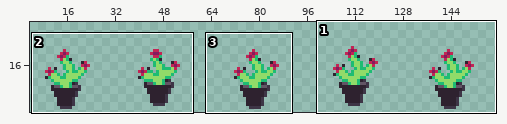
A sprite sheet gets an edit: Entity/Cactus/idel_cactus_animation.png. Above: a wide view before the commit, with the close-up outlined.
Close-up. As it was:
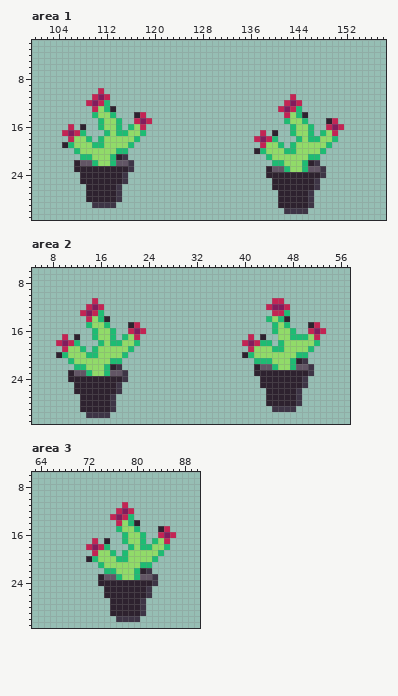
The file is 160x32 pixels. Shown: area 1: x 100..158, y 2..31; area 2: x 5..57, y 6..31; area 3: x 63..90, y 6..31. The old version is drawn lined up with the new one. The wide view leaves out empty margins.
New version:
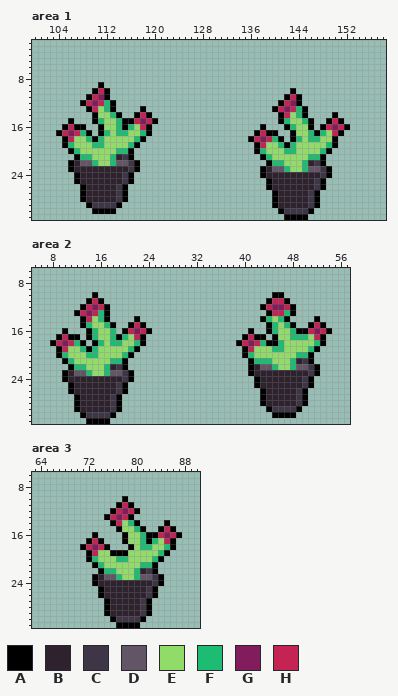
Palette (. is transparent): A #000000  B #2e222f  C #3e3546  D #625565  E #91db69  F #1ebc73  G #831c5d  H #c32454
Changes in this commit:
whole drawing moved by +0,-1 (the old picture is shown already moved)
--- area 1
@@ x 100..158 @@
  8 ...........................................................
- 9 ...........................................................
-10 ...........H...............................................
-11 ..........HGH..............................H...............
-12 .........HGHF.............................HGH..............
-13 ..........HEFB...........................HGHF..............
-14 ..........FEEF...BH.......................HEFB.............
-15 ...........FEEF..HGH......................FEEF...BH........
-16 ......H.B..FEEF.FEH........................FEEF..HGH.......
-17 .....HGHF...FEFFEEF...................H.B..FEEF.FEH........
-18 ......HEEF.FEEEEEF...................HGHF...FEFFEEF........
-19 .....BFEEEFFEEEEF.....................HEEF.FEEEEEF.........
-20 .......FEEEEEEFF.....................BFEEEFFEEEEF..........
-21 ........FFEEEFBC.......................FEEEEEEFF...........
-22 .......BDDFEEFDDC.......................FFEEEFBC...........
-23 .......BBBBBBBBBC......................BDDFEEFDDC..........
-24 ........BBBBBBBC.......................BBBBBBBBBC..........
-25 ........BBBBBBBC........................BBBBBBBC...........
-26 .........BBBBBC.........................BBBBBBBC...........
-27 .........BBBBBC..........................BBBBBC............
-28 .........BBBBBC..........................BBBBBC............
-29 ..........CCCC...........................BBBBBC............
-30 ..........................................CCCC.............
-31 ...........................................................
+ 9 ...........A...............................................
+10 ..........AHA..............................A...............
+11 .........AHGA.............................AHA..............
+12 ........AHGHFA...........................AHGA..............
+13 .........AHEFA....A.....................AHGHFA.............
+14 ..........AEEFA..AHA.....................AHEFA....A........
+15 ......A...AFEEFAAHGHA....................AFEEFA..AHA.......
+16 .....AHAA..AEEFAFEHA..................A...AFEEA.AHGHA......
+17 ....AHGHFA.AFEFFEEFA.................AHAA..AEEFAFEHA.......
+18 .....AHEEFAFEEEEEFA.................AHGHFA.AFEFFEEA........
+19 .....AFEEEFFEEEEFA...................AHEEFAFEEEEEFA........
+20 ......AFEEEEEEFFA....................AFEEEFFEEEEFA.........
+21 .......AFFEEEFBCA.....................AFEEEEEEFFA..........
+22 ......ABDDFEEFDDCA.....................AFFEEEFBCA..........
+23 ......ABBBBBBBBBCA....................ABDDFEEFDDCA.........
+24 .......ABBBBBBBCA.....................ABBBBBBBBBCA.........
+25 .......ABBBBBBBCA......................ABBBBBBBCA..........
+26 ........ABBBBBCA.......................ABBBBBBBCA..........
+27 ........ABBBBBCA........................ABBBBBCA...........
+28 ........ABBBBBCA........................ABBBBBCA...........
+29 .........ACCCCA.........................ABBBBBCA...........
+30 ..........AAAA...........................ACCCCA............
+31 ..........................................AAAA.............
--- area 2
@@ x 5..57 @@
  9 .....................................................
-10 .....................................................
-11 ..........H.............................HH...........
-12 .........HGH...........................HGGH..........
-13 ........HGHF............................HHF..........
-14 .........HEFB..........................FEFB..........
-15 .........FEEF...BH......................FEF...BH.....
-16 ..........FEEF..HGH.....................FEEF..HGH....
-17 .....H.B..FEEF.FEH..................H.B..EEFFFEH.....
-18 ....HGHF...FEFFEEF.................HGHFF.FEEEEEF.....
-19 .....HEEF.FEEEEEF...................HEEEFFEEEEF......
-20 ....BFEEEFFEEEEF...................BFEEEEEEEFF.......
-21 ......FEEEEEEFF......................FFFEEEFBC.......
-22 .......FFEEEFBC......................BDDFEEFDDC......
-23 ......BDDFEEFDDC.....................BBBBBBBBBC......
-24 ......BBBBBBBBBC......................BBBBBBBC.......
-25 .......BBBBBBBC.......................BBBBBBBC.......
-26 .......BBBBBBBC........................BBBBBC........
-27 ........BBBBBC.........................BBBBBC........
-28 ........BBBBBC.........................BBBBBC........
-29 ........BBBBBC..........................CCCC.........
-30 .........CCCC........................................
-31 .....................................................
+10 ..........A.............................AA...........
+11 .........AHA...........................AHHA..........
+12 ........AHGHA.........................AHGGHA.........
+13 .......AHGHFA..........................AHHFA.........
+14 ........AHEFA....A....................AFEFA....A.....
+15 ........AFEEFA..AHA....................AFEFA..AHA....
+16 .....A...AFEEF.AHGHA................A..AFEEFAAHGHA...
+17 ....AHAA.AFEEFAFEHA................AHAA.AEEFFFEHA....
+18 ...AHGHFA.AFEFFEEFA...............AHGHFAAFEEEEEFA....
+19 ....AHEEFAFEEEEEFA.................AHEEEFFEEEEFA.....
+20 ....AFEEEFFEEEEFA..................AFEEEEEEEFFA......
+21 .....AFEEEEEEFFA....................AFFFEEEFBCA......
+22 ......AFFEEEFBCA....................ABDDFEEFDDCA.....
+23 .....ABDDFEEFDDCA...................ABBBBBBBBBCA.....
+24 .....ABBBBBBBBBCA....................ABBBBBBBCA......
+25 ......ABBBBBBBCA.....................ABBBBBBBCA......
+26 ......ABBBBBBBCA......................ABBBBBCA.......
+27 .......ABBBBBCA.......................ABBBBBCA.......
+28 .......ABBBBBCA.......................ABBBBBCA.......
+29 .......ABBBBBCA........................ACCCCA........
+30 ........ACCCCA..........................AAAA.........
+31 .........AAAA........................................
--- area 3
@@ x 63..90 @@
  9 ............................
-10 ............................
-11 ...............H............
-12 ..............HGH...........
-13 .............HGHF...........
-14 ..............HEFB..........
-15 ..............FEEF...BH.....
-16 ...............FEEF..HGH....
-17 ..........H.B..FEEF.FEH.....
-18 .........HGHF...FEFFEEF.....
-19 ..........HEEF.FEEEEEF......
-20 .........BFEEEFFEEEEF.......
-21 ...........FEEEEEEFF........
-22 ............FFEEEFBC........
-23 ...........BDDFEEFDDC.......
-24 ...........BBBBBBBBBC.......
-25 ............BBBBBBBC........
-26 ............BBBBBBBC........
-27 .............BBBBBC.........
-28 .............BBBBBC.........
-29 .............BBBBBC.........
-30 ..............CCCC..........
-31 ............................
+10 ...............A............
+11 ..............AHA...........
+12 .............AHGHA..........
+13 ............AHGHA...........
+14 .............AHEFA....A.....
+15 ..............AEEFA..AHA....
+16 ..........A....AEEFAAHGHA...
+17 .........AHA...AEEFAFEHA....
+18 ........AHGHA...AEFFEEFA....
+19 .........AHEEAAAEEEEEFA.....
+20 .........AFEEEFFEEEEFA......
+21 ..........AFEEEEEEFFA.......
+22 ...........AFFEEEFBCA.......
+23 ..........ABDDFEEFDDCA......
+24 ..........ABBBBBBBBBCA......
+25 ...........ABBBBBBBCA.......
+26 ...........ABBBBBBBCA.......
+27 ............ABBBBBCA........
+28 ............ABBBBBCA........
+29 ............ABBBBBCA........
+30 .............ACCCCA.........
+31 ..............AAAA..........
